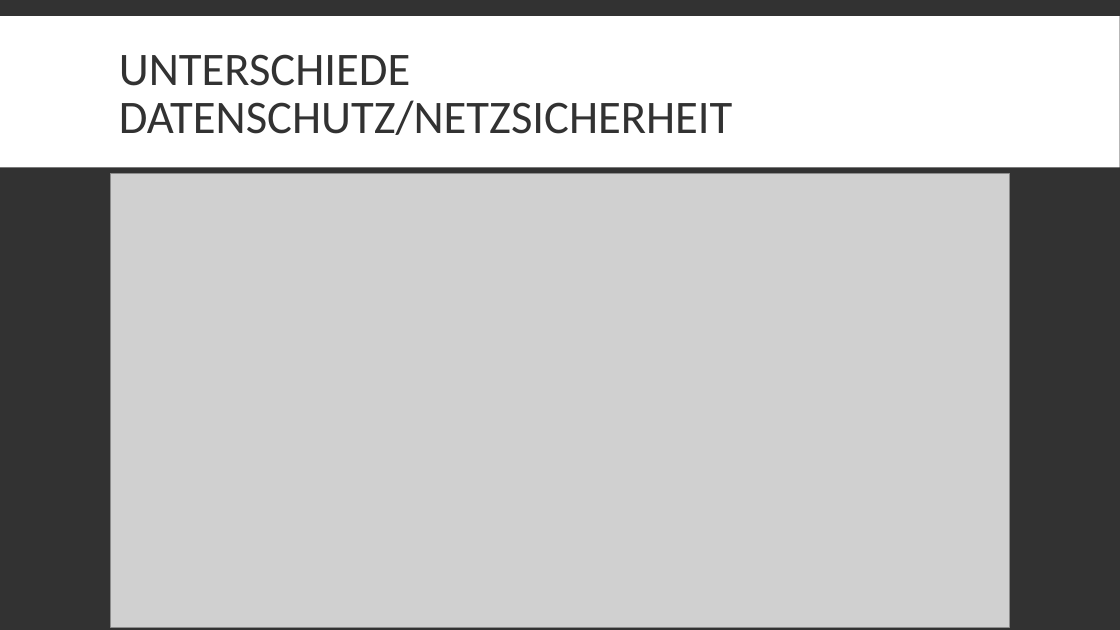
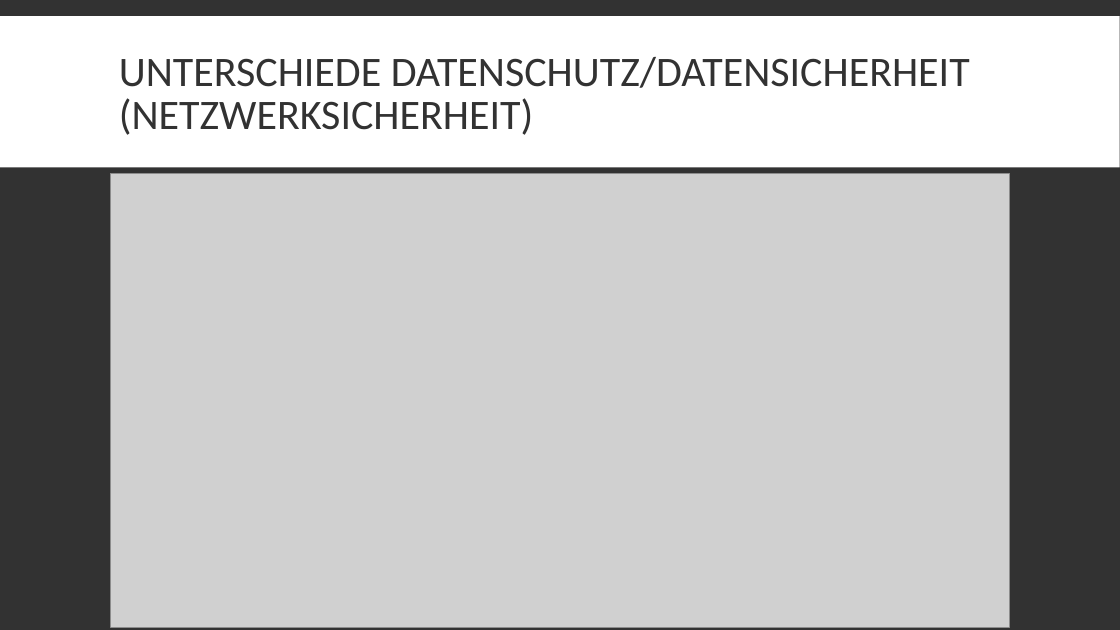
Before and after one commit to DerM0narch/TA_ITECH, a slide deck: slide 14 of Präsentation/Datenschutz_Netzwerksicherheit.pptx. Drawn at 1120x630 pixels with LibreOffice and Linux fonts; fonts in the diff are those of the drawing; grey boxes stand for pictures. Boxes give left, top, right and bottom in pixels: in the first picture for what was removed or moved away, otherwise in the second. Text is boxed around its words. In the diff, an @@ line names an element or a change of style, - is before the commit and + after.

```diff
--- a/Präsentation/Datenschutz_Netzwerksicherheit.pptx
+++ b/Präsentation/Datenschutz_Netzwerksicherheit.pptx
@@ title at (119, 57, 970, 135): text changed; size 40 to 36 pt @@
-UNTERSCHIEDE DATENSCHUTZ/NETZSICHERHEIT
+UNTERSCHIEDE DATENSCHUTZ/DATENSICHERHEIT
+(NETZWERKSICHERHEIT)
```
Also in this commit, not shown: 2 other slides changed.
